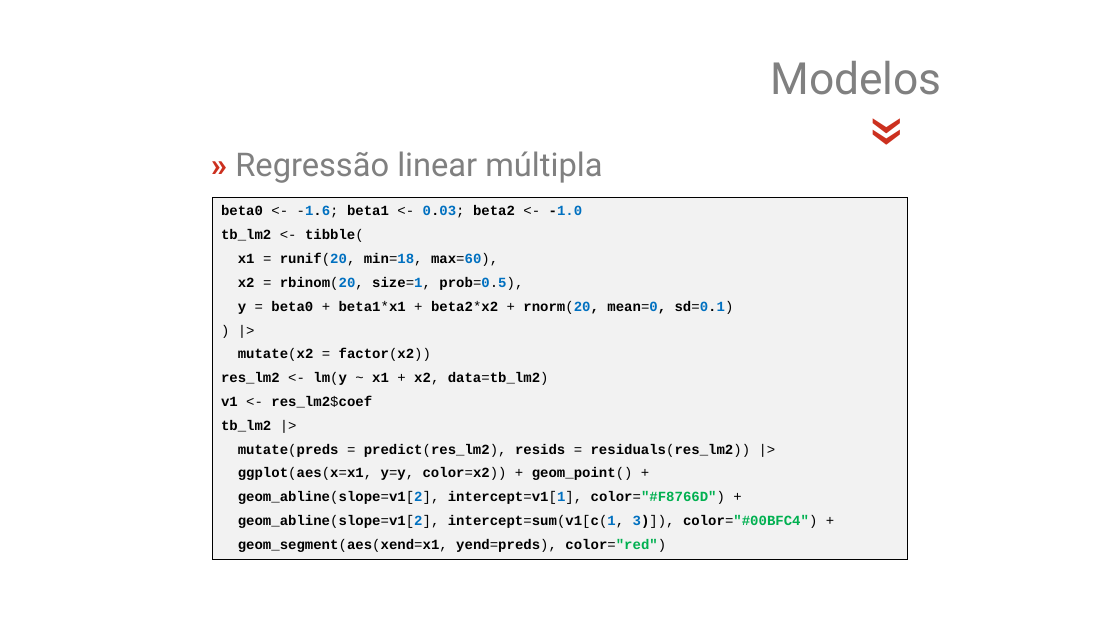
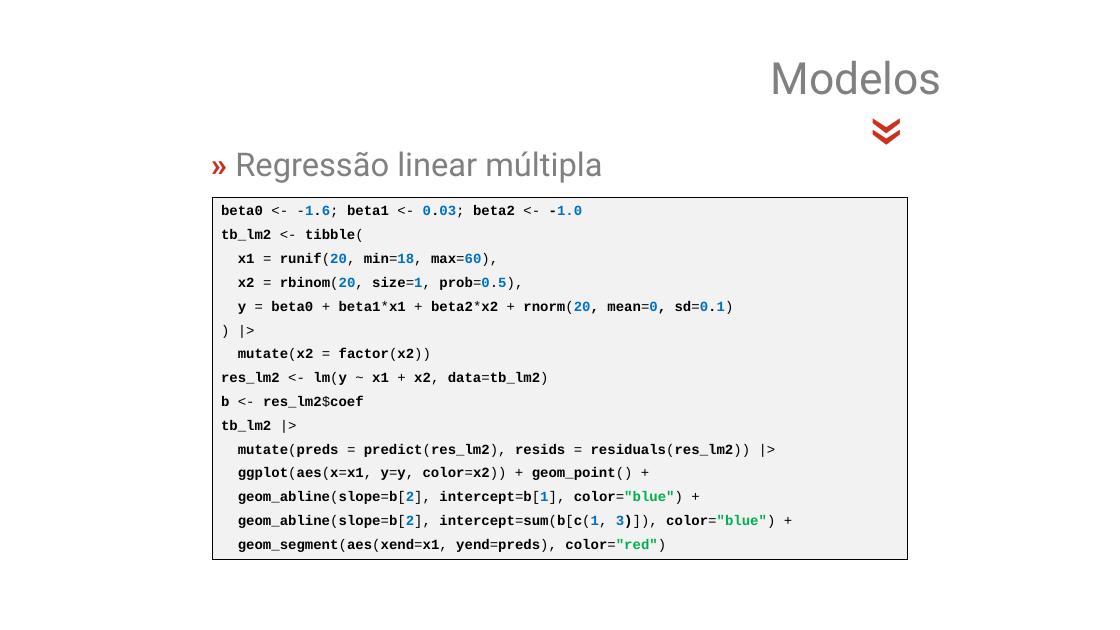
Before and after one commit to jsollari/DSR-II2026, a slide deck: slide 21 of docs/DSR-II2026_JL_slides.pptx (slide 26 before the commit). Drawn at 1120x630 pixels with LibreOffice and Linux fonts; fonts in the diff are those of the drawing; background and template pictures are left out. Boxes give left, top, right and bottom in pixels: in the first picture for what was removed or moved away, otherwise in the second. Text is boxed around its words. In the diff, an @@ line names an element or a change of style, - is before the commit and + after.

```diff
--- a/docs/DSR-II2026_JL_slides.pptx
+++ b/docs/DSR-II2026_JL_slides.pptx
@@ text in rectangle at (221,396,364,408): text changed @@
-v1 <- res_lm2$coef
+b <- res_lm2$coef
@@ text in rectangle at (238,491,775,528): text changed @@
-geom_abline(slope=v1[2], intercept=v1[1], color="#F8766D") +
-geom_abline(slope=v1[2], intercept=sum(v1[c(1, 3)]), color="#00BFC4") +
+geom_abline(slope=b[2], intercept=b[1], color="blue") +
+geom_abline(slope=b[2], intercept=sum(b[c(1, 3)]), color="blue") +
```
Also in this commit, not shown: 11 other slides changed, 2 slides added, 5 slides removed, 23 other files.
